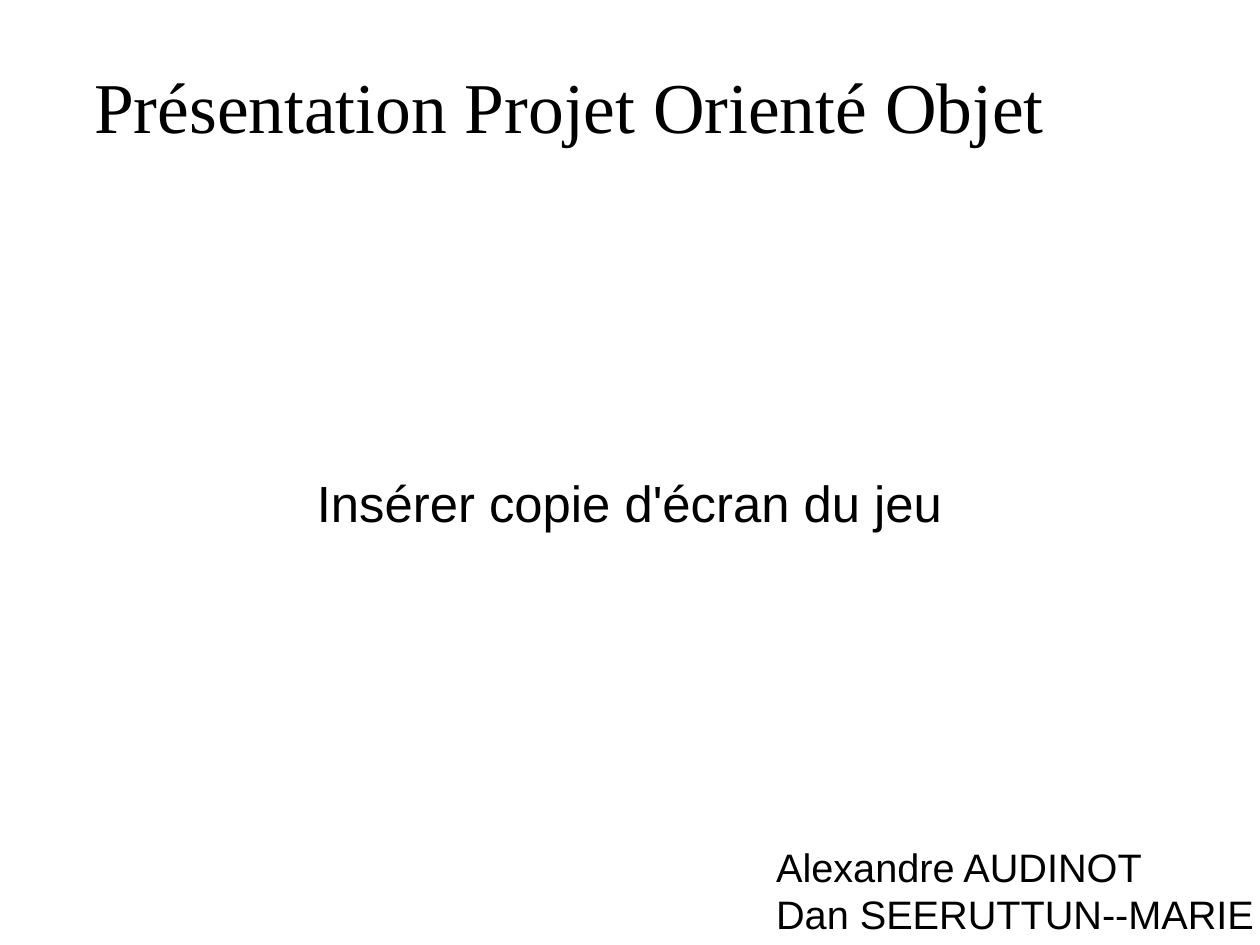
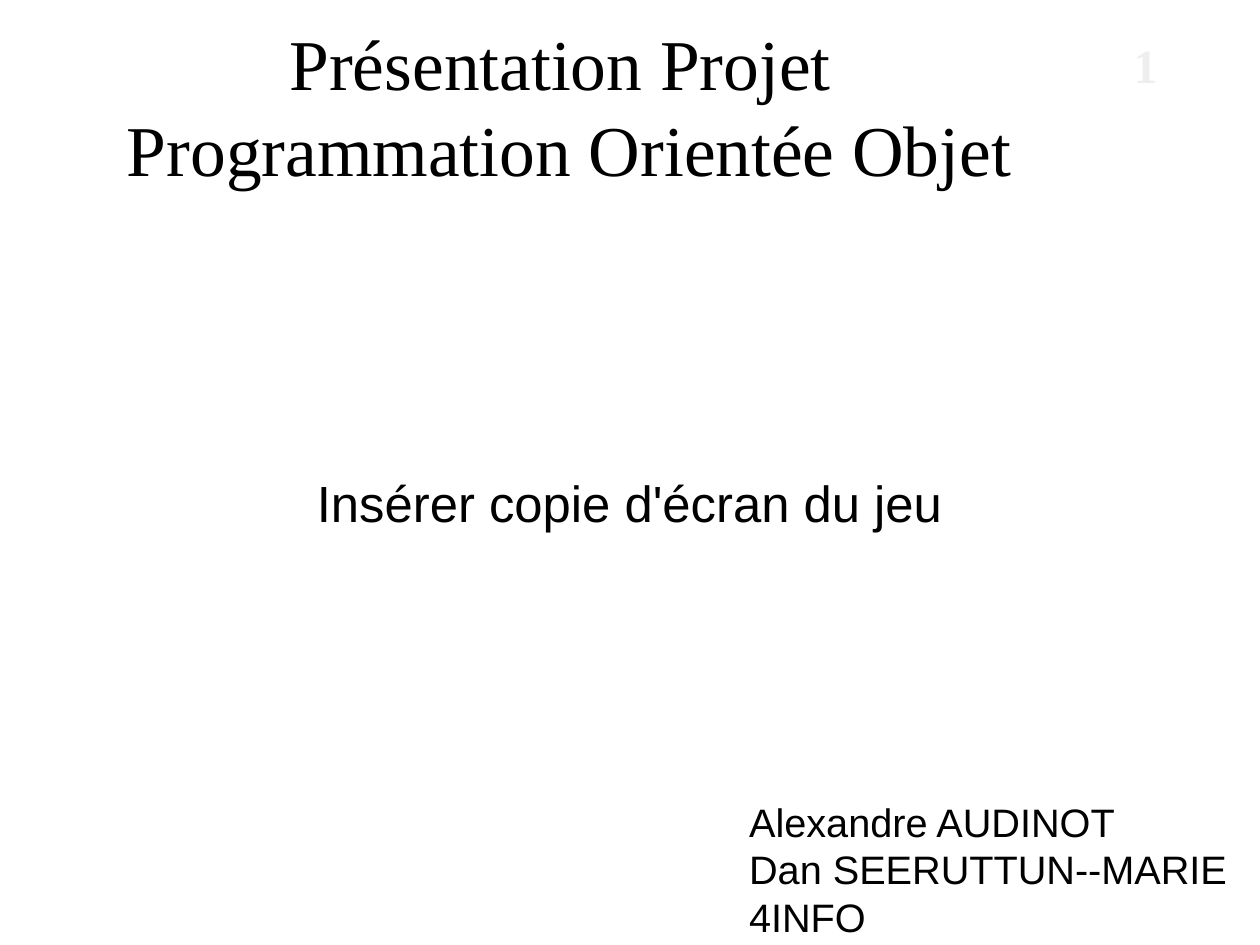
Before and after one commit to alexandreAudinot/projetPOOAudSee, a slide deck: slide 1 of Rapports/Documentation/diapo.odp. Drawn at 1260x945 pixels with LibreOffice and Linux fonts; fonts in the diff are those of the drawing; background and template pictures are left out. Boxes give left, top, right and bottom in pixels: in the first picture for what was removed or moved away, otherwise in the second. Text is boxed around its words. In the diff, an @@ line names an element or a change of style, - is before the commit and + after.

```diff
--- a/Rapports/Documentation/diapo.odp
+++ b/Rapports/Documentation/diapo.odp
@@ title at (x1=127, y1=40, x2=1011, y2=190): text changed @@
-Présentation Projet Orienté Objet
+Présentation Projet
+Programmation Orientée Objet
@@ page number added at (x1=864, y1=37, x2=1158, y2=102), 30 pt, text #EEEEEE, bold @@
+1
@@ text "Alexandre AUDINOT" moved from (x1=776, y1=853, x2=1254, y2=930) to (x1=749, y1=808, x2=1227, y2=933) @@
@@ text at (x1=749, y1=904, x2=866, y2=933): paragraph added @@
+4INFO
```
Also in this commit, not shown: 9 slides added, 4 slides removed, 10 other files.
